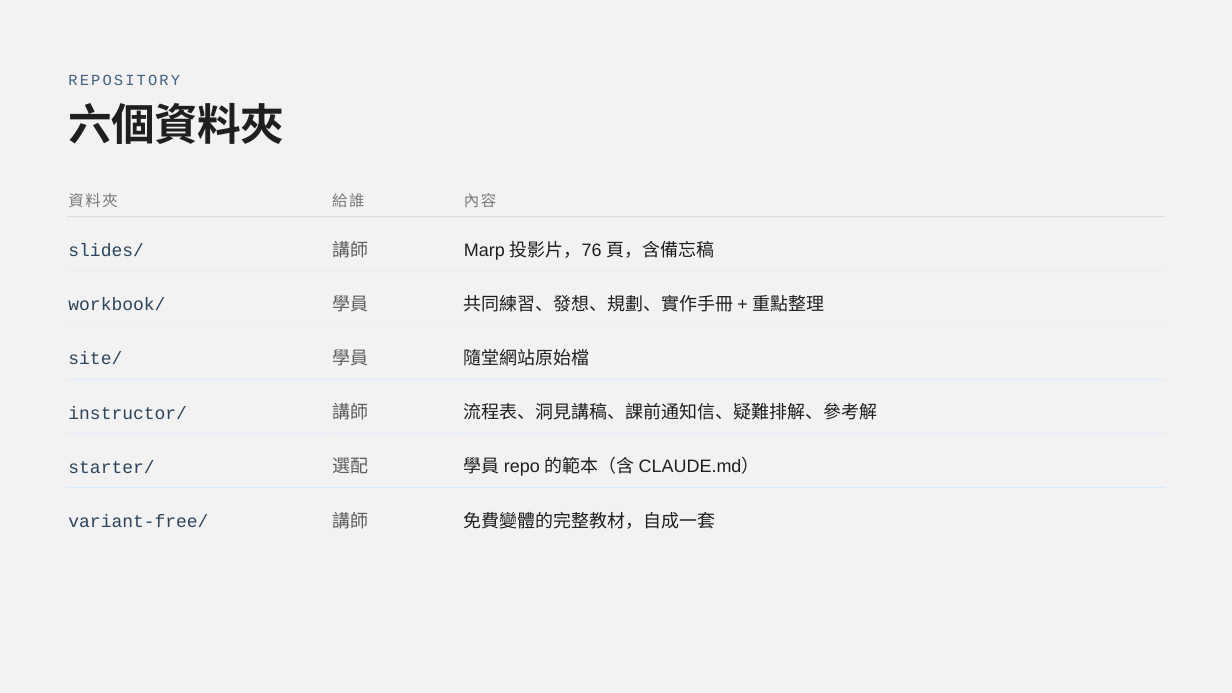
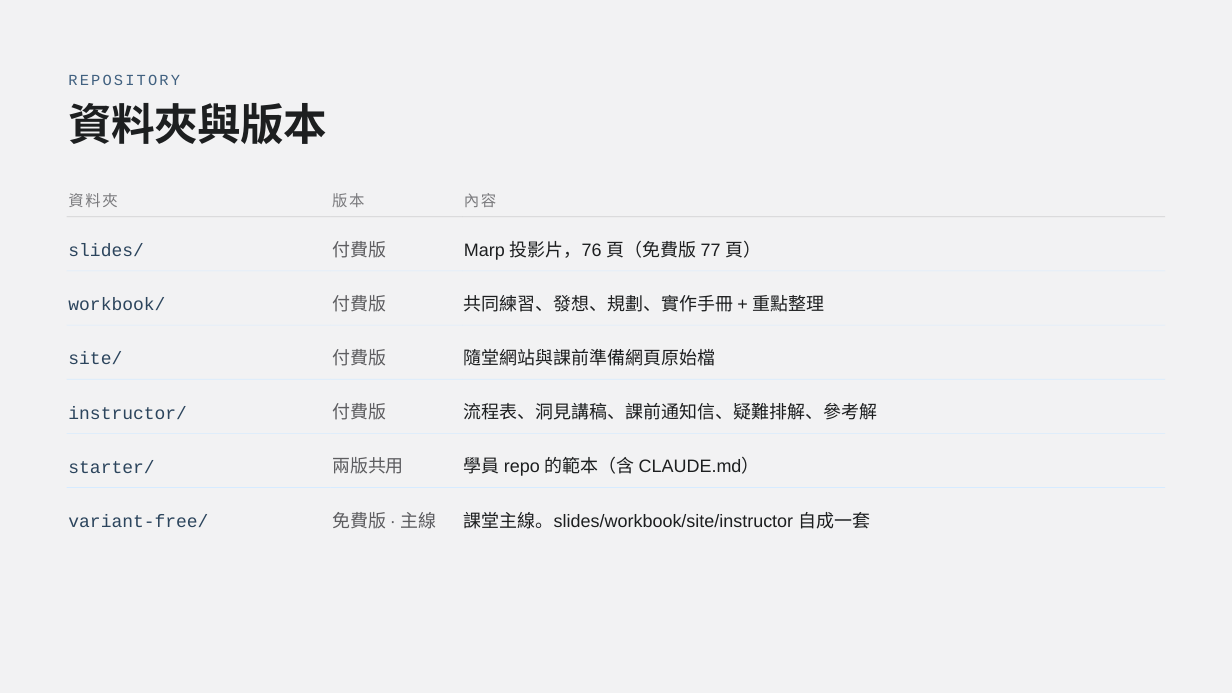
Before and after one commit to htchen/LLM2Life, a slide deck: slide 18 of instructor/LLM2Life_slide_deck.pptx. Drawn at 1232x693 pixels with LibreOffice and Linux fonts; fonts in the diff are those of the drawing. Boxes give left, top, right and bottom in pixels: in the first picture for what was removed or moved away, otherwise in the second. Text is boxed around its words. In the diff, an @@ line names an element or a change of style, - is before the commit and + after.

```diff
--- a/instructor/LLM2Life_slide_deck.pptx
+++ b/instructor/LLM2Life_slide_deck.pptx
@@ text at (68,103,327,144): text changed @@
-六個資料夾
+資料夾與版本
@@ text at (332,193,364,207): text changed @@
-給誰
+版本
@@ text at (332,241,386,258): text changed @@
-講師
+付費版
@@ text at (464,241,761,260): text changed @@
-Marp 投影片，76 頁，含備忘稿
+Marp 投影片，76 頁（免費版 77 頁）
@@ text at (332,295,386,312): text changed @@
-學員
+付費版
@@ text at (332,349,386,366): text changed @@
-學員
+付費版
@@ text at (464,349,716,366): text changed @@
-隨堂網站原始檔
+隨堂網站與課前準備網頁原始檔
@@ text at (332,403,386,420): text changed @@
-講師
+付費版
@@ text at (332,457,404,474): text changed @@
-選配
+兩版共用
@@ text at (332,512,437,529): text changed @@
-講師
+免費版 · 主線
@@ text at (464,512,870,529): text changed @@
-免費變體的完整教材，自成一套
+課堂主線。slides/workbook/site/instructor 自成一套
```
Also in this commit, not shown: 6 other slides changed.
